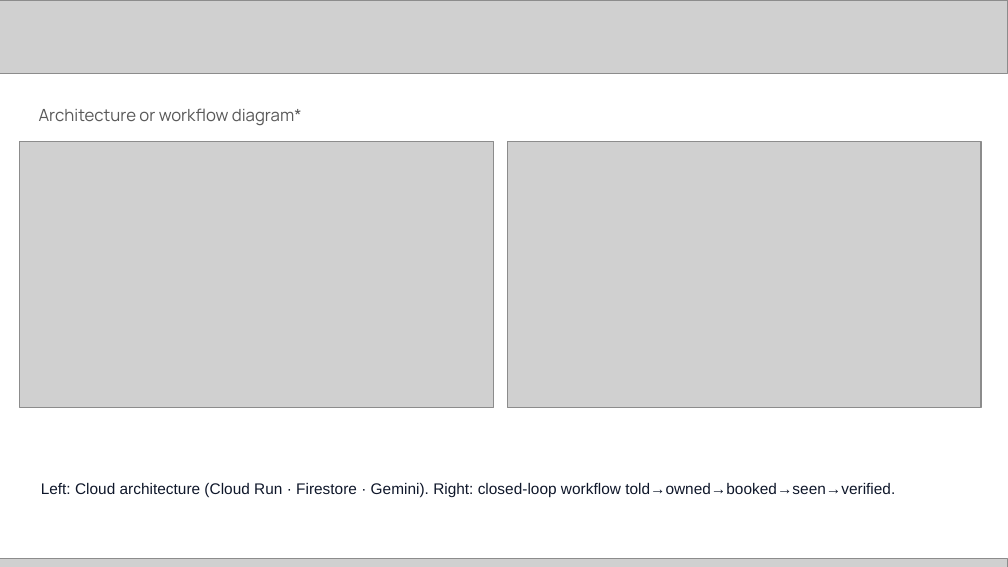
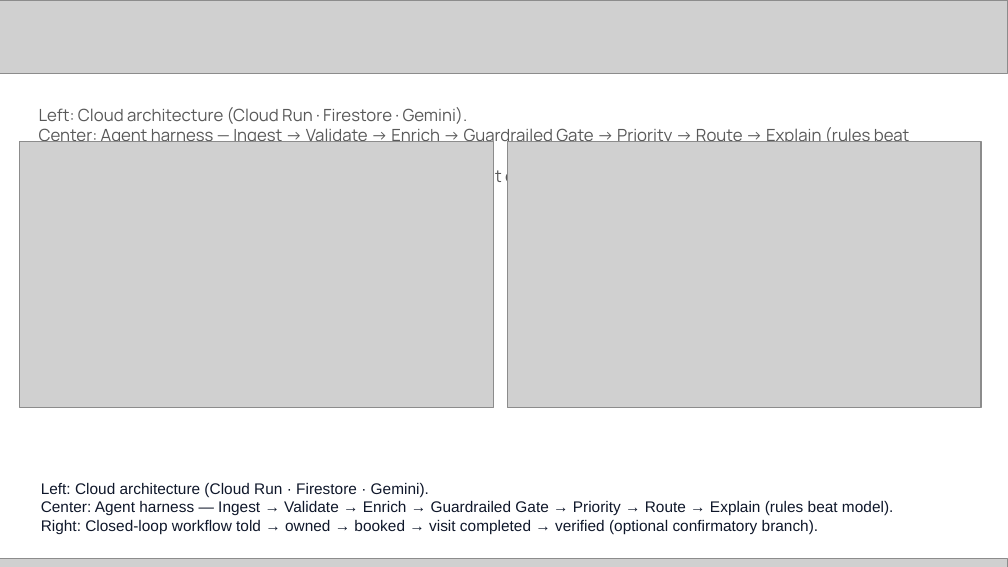
Before and after one commit to 11716807/itmam, a slide deck: slide 4 of docs/Itmam_Future_Health_Digital_Innovation_Challenge_Submission.pptx. Drawn at 1008x567 pixels with LibreOffice and Linux fonts; fonts in the diff are those of the drawing; grey boxes stand for pictures. Boxes give left, top, right and bottom in pixels: in the first picture for what was removed or moved away, otherwise in the second. Text is boxed around its words. In the diff, an @@ line names an element or a change of style, - is before the commit and + after.

```diff
--- a/docs/Itmam_Future_Health_Digital_Innovation_Challenge_Submission.pptx
+++ b/docs/Itmam_Future_Health_Digital_Innovation_Challenge_Submission.pptx
@@ text at [39, 107, 910, 187]: text changed @@
-Architecture or workflow diagram*
+Left: Cloud architecture (Cloud Run · Firestore · Gemini).
+Center: Agent harness — Ingest → Validate → Enrich → Guardrailed Gate → Priority → Route → Explain (rules beat model).
+Right: Closed-loop workflow told → owned → booked → visit completed → verified (optional confirmatory branch).
@@ text at [41, 483, 893, 534]: text changed @@
-Left: Cloud architecture (Cloud Run · Firestore · Gemini). Right: closed-loop workflow told→owned→booked→seen→verified.
+Left: Cloud architecture (Cloud Run · Firestore · Gemini).
+Center: Agent harness — Ingest → Validate → Enrich → Guardrailed Gate → Priority → Route → Explain (rules beat model).
+Right: Closed-loop workflow told → owned → booked → visit completed → verified (optional confirmatory branch).
```
Also in this commit, not shown: 9 other slides changed, 9 other files.
